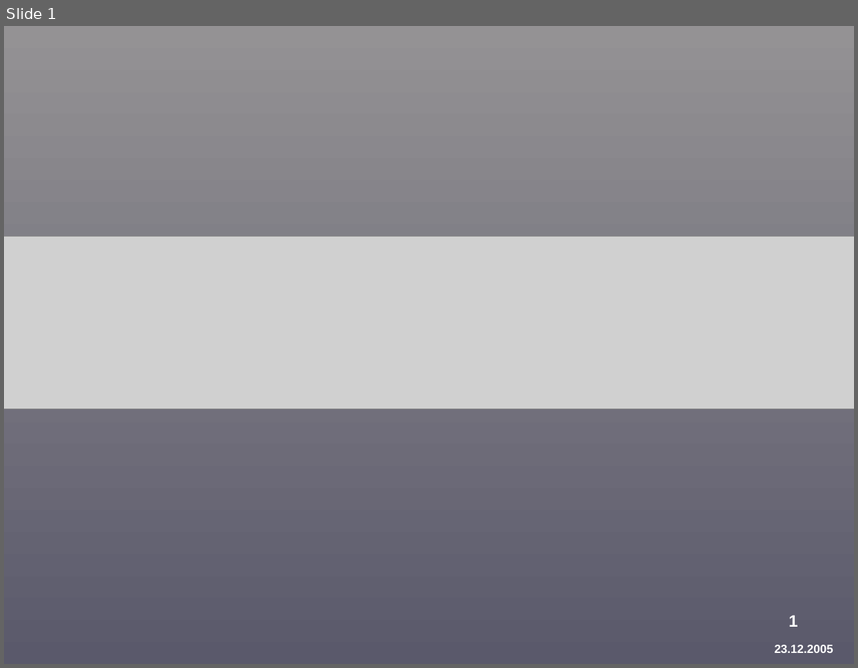
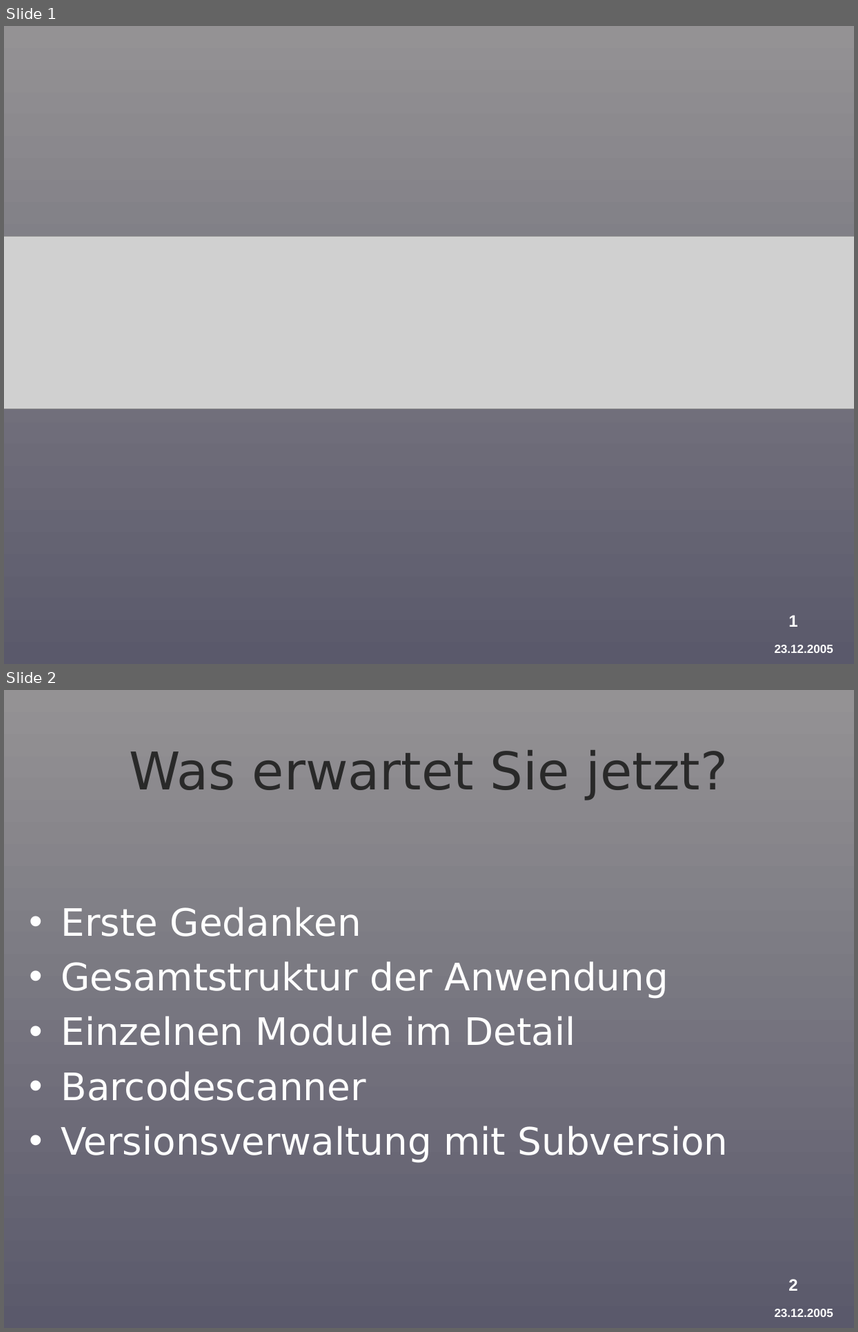
Before and after one commit to BackupTheBerlios/provirent-svn, a slide deck: docu/präsentation/Provirent-Vortrag-1-Schneider.ppt. Shown one above the other, each under a label of ours: slide 1 before the commit, slides 1 and 2 after it. The pictures are 858x668 and 858x1332 pixels, drawn with LibreOffice and Linux fonts; fonts in the diff are those of the drawing; grey boxes stand for pictures; background and template pictures are left out. Boxes give left, top, right and bottom in pixels: in the first picture for what was removed or moved away, otherwise in the second. Text is boxed around its words. In the diff, an @@ line names an element or a change of style, - is before the commit and + after.

```diff
--- a/docu/präsentation/Provirent-Vortrag-1-Schneider.ppt
+++ b/docu/präsentation/Provirent-Vortrag-1-Schneider.ppt
@@ slide 2 added at (4,690,854,1328), background gradient #949294 to #5A596B; not listed: 2 template elements that a slide beside it also shows @@
@@ title added at (129,750,728,800), 44 pt, text #292929 @@
+Was erwartet Sie jetzt?
@@ text added at (61,907,728,1163), 32 pt, text #FFFFFF @@
+• Erste Gedanken
+• Gesamtstruktur der Anwendung
+• Einzelnen Module im Detail
+• Barcodescanner
+• Versionsverwaltung mit Subversion
```
Also in this commit, not shown: 1 slide changed, 10 other slides added, 1 slide removed, 2 other files.
